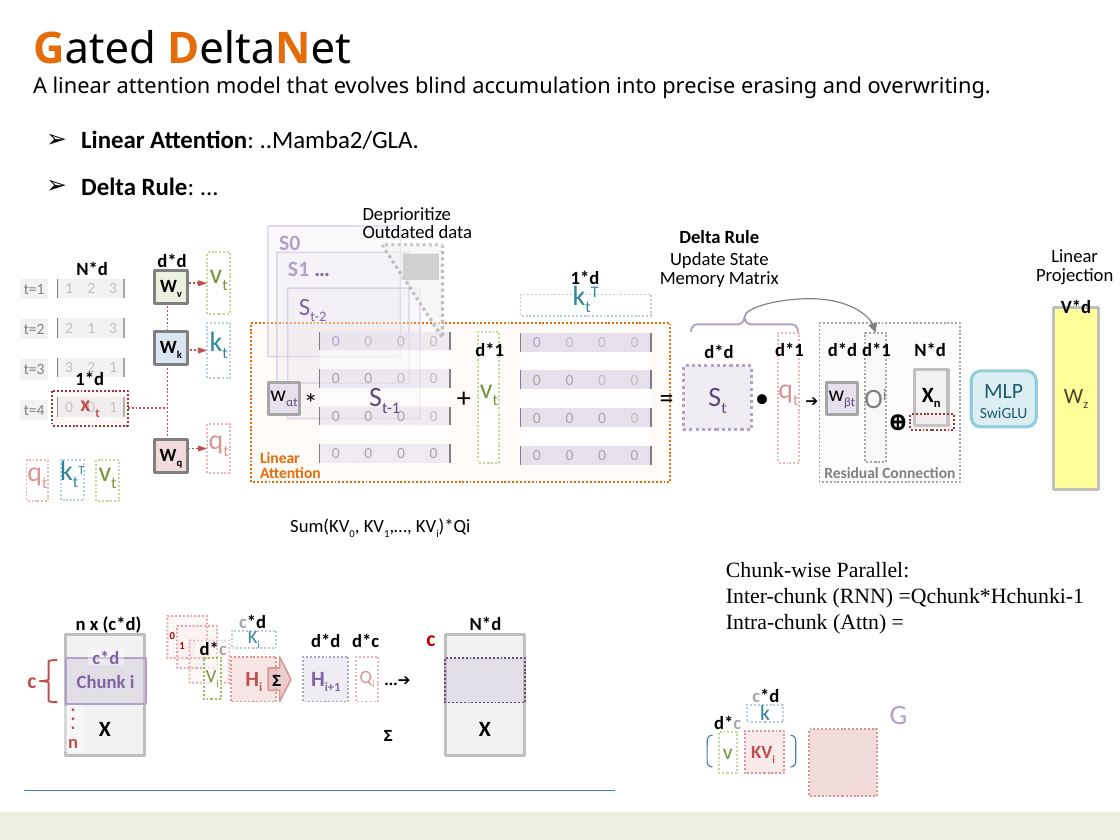
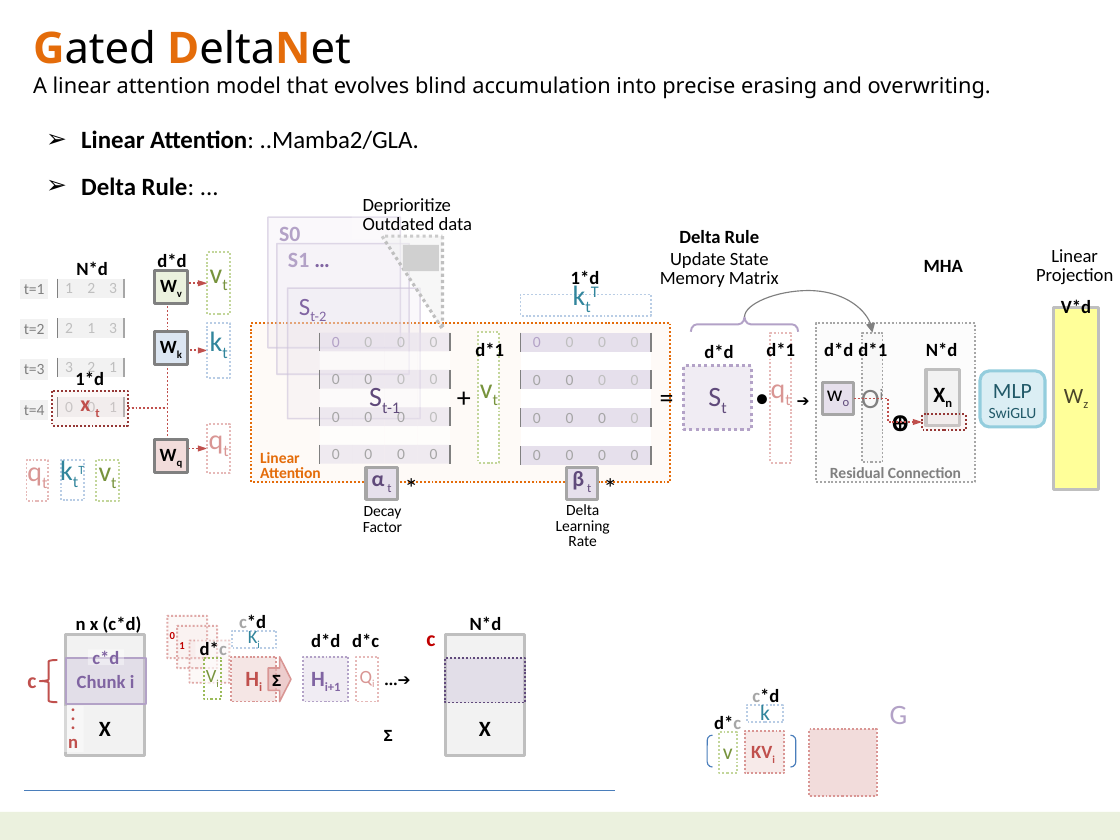
Before and after one commit to navibator/crazy-ai, a slide deck: slide 4 of temp.pptx. Drawn at 1120x840 pixels with LibreOffice and Linux fonts; fonts in the diff are those of the drawing; grey boxes stand for pictures. Boxes give left, top, right and bottom in pixels: in the first picture for what was removed or moved away, otherwise in the second. Text is boxed around its words. In the diff, an @@ line names an element or a change of style, - is before the commit and + after.

Commit message:
chunk-wise

```diff
--- a/temp.pptx
+++ b/temp.pptx
@@ 2 rectangles, 1 picture, 1 text, 1 right triangle: place and size @@
-2 rectangles, 1 picture, 1 text, 1 right triangle at [268,207,472,383]
+2 rectangles, 1 picture, 1 text, 1 right triangle at [268,198,472,375]
@@ text added at [924,260,963,272], 12 pt, text #000000, bold @@
+MHA
@@ curved arrow moved from (745, 317) - (876, 333) to (745, 317) - (872, 333) @@
@@ rectangle "Residual Connection": place and size @@
-rectangle "Residual Connection" at [820,323,961,482]
+rectangle "Residual Connection" at [815,323,974,482]
@@ text "d*1": place and size @@
-text "d*1" at [775,342,804,360]
+text "d*1" at [766,342,795,360]
@@ text "➔": place and size @@
-text "➔" at [799,382,827,416]
+text "➔" at [790,382,818,416]
@@ 3 rectangles, 2 texts: place and size @@
-3 rectangles, 2 texts at [778,333,891,463]
+3 rectangles, 2 texts at [771,333,887,463]
@@ text in rectangle at [822,383,853,414]: text changed; text colour #604A7B to #000000 @@
-wβt
+wo
@@ elbow arrow added from (853, 399) to (922, 422), #C0504D 1.25 pt dashed @@
@@ 2 rectangles, 1 rounded rectangle, 1 text: place and size @@
-2 rectangles, 1 rounded rectangle, 1 text at [911,342,1036,430]
+2 rectangles, 1 rounded rectangle, 1 text at [922,342,1045,430]
@@ rectangle "α t": place and size @@
-rectangle "α t" at [269,383,300,414]
+rectangle "α t" at [366,468,398,500]
@@ text in rectangle at [372,468,391,492]: text changed; bold on @@
-wαt
+α t
@@ text "*": place and size @@
-text "*" at [302,382,320,414]
+text "*" at [402,467,420,500]
@@ rectangle added at [567,468,598,500], fill #E6E0EC, outline #A6A6A6 2 pt, 14 pt, text #604A7B, bold @@
+β t
@@ text added at [601,467,619,500], 18 pt, text #000000 @@
+*
@@ text at [363,506,402,532]: text changed; size 12 to 10 pt @@
-Sum(KV0, KV1,…, KVi)*Qi
+Decay
+Factor
@@ text added at [556,504,610,546], 10 pt, text #000000 @@
+Delta
+Learning
+Rate
@@ text removed at [726,562,1084,634] @@
-Chunk-wise Parallel:
-Inter-chunk (RNN) =Qchunk*Hchunki-1
-Intra-chunk (Attn) =
```
Also in this commit, not shown: 2 other slides changed, 1 slide added.
